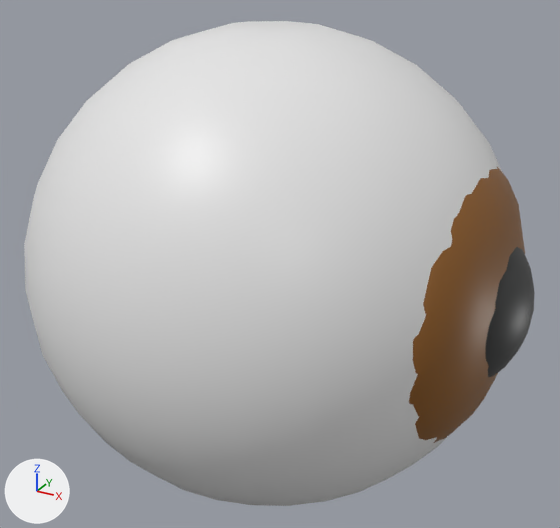
The COLLADA model eye2.dae as it was, and as the next commit left it.
Before and after are seen from a 50 mm camera at (0.938, -1.666, 1.519) aimed at (0.022, 0.001, 0.686). Lighting does not change. The marker at lower left points along +X, +Y and +Z. Where no turn or scale is listed for an object, it has been applied to the vertices.
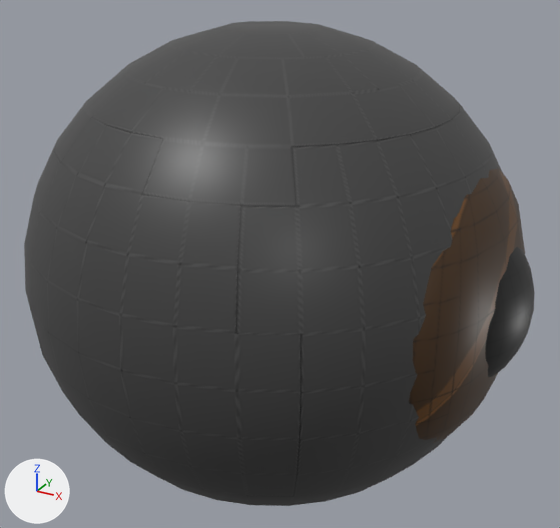
Changed parts and their boxes [x1, y1, x2, y2] in the pictures (560 x 528 px):
'Sphere', surface changed (white to grey): [24, 21, 525, 506] in both

Diff of the bpy script that builds the scene:
```diff
--- a/eye2.dae.py
+++ b/eye2.dae.py
@@ img_eye2_png @@
+img_eye2_png = load_image('eye2.png', 'eye2.png', 1024, 1024, 'sRGB')
@@ mat_material_001 @@
 mat_material_001 = principled_material('Material_001')
-mat_material_001.base_color = (0.8, 0.8, 0.8)  # white #e7e7e7
+mat_material_001.texture = img_eye2_png
 mat_material_001.roughness = 0.44
@@ mat_material_002 @@
 mat_material_002 = principled_material('Material_002')
-mat_material_002.base_color = (0.255, 0.0986, 0.0133)  # brown #8a581e
+mat_material_002.texture = img_eye2_png
 mat_material_002.roughness = 0.44
```
